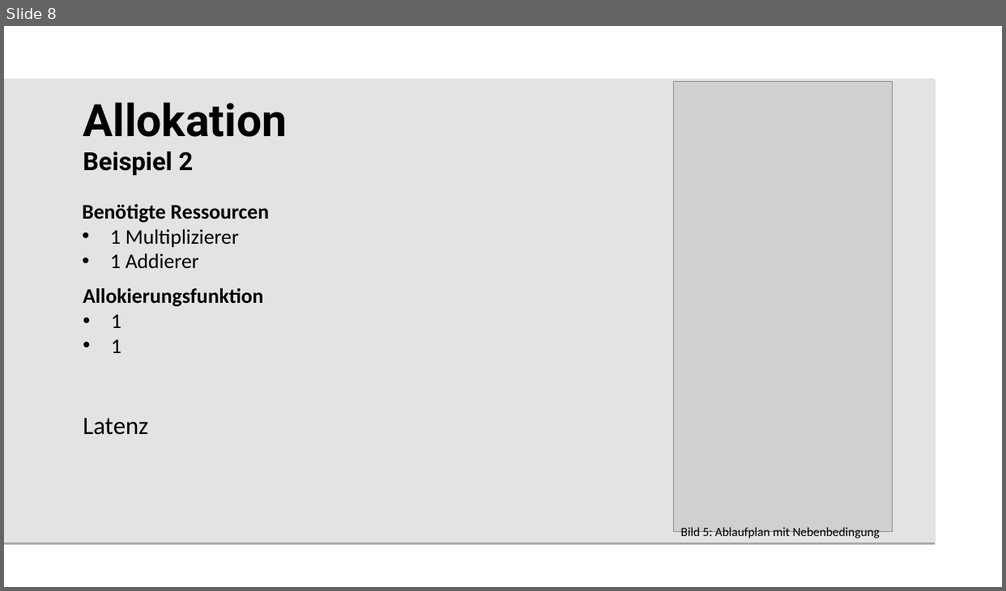
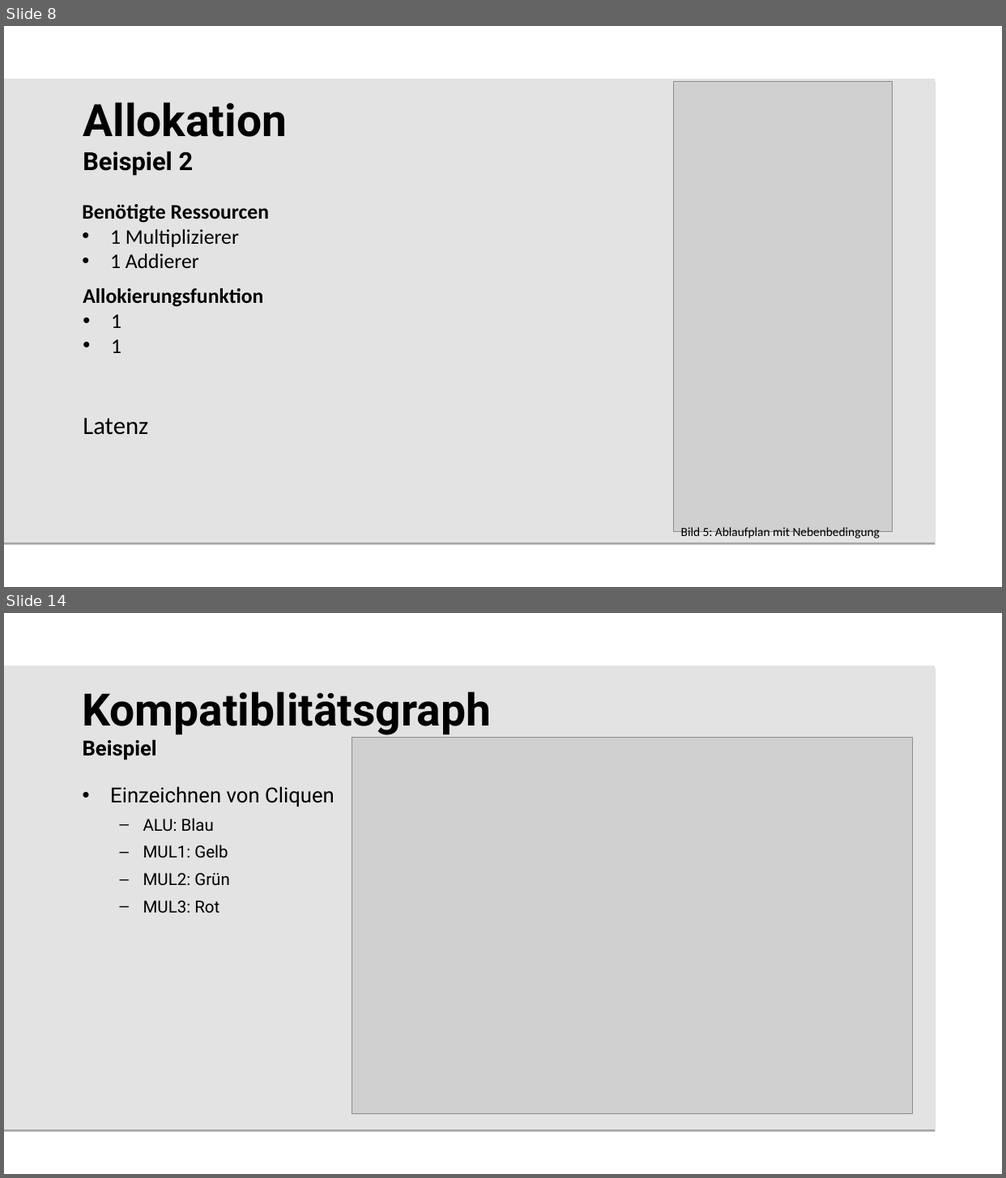
Before and after one commit to beLipinski/HW2, a slide deck: Presentation/Sharing and Binding for General Circuits.odp. Shown one above the other, each under a label of ours: slide 8 before the commit, slides 8 and 14 after it; the slides between them are not shown. The pictures are 1006x591 and 1006x1178 pixels, drawn with LibreOffice and Linux fonts; fonts in the diff are those of the drawing; grey boxes stand for pictures; background and template pictures are left out. Boxes give left, top, right and bottom in pixels: in the first picture for what was removed or moved away, otherwise in the second. Text is boxed around its words. In the diff, an @@ line names an element or a change of style, - is before the commit and + after.

```diff
--- a/Presentation/Sharing and Binding for General Circuits.odp
+++ b/Presentation/Sharing and Binding for General Circuits.odp
@@ slide 14 added at [4, 613, 1002, 1174], background #FFFFFF; not listed: 1 template element that a slide beside it also shows @@
@@ title added at [83, 692, 492, 760], 43 pt, text #000000, bold @@
+Kompatiblitätsgraph
+Beispiel
@@ picture added at [351, 737, 912, 1114] @@
@@ text added at [110, 786, 334, 914], 16 pt, text #000000 @@
+• Einzeichnen von Cliquen
+  – ALU: Blau
+  – MUL1: Gelb
+  – MUL2: Grün
+  – MUL3: Rot
```
Also in this commit, not shown: 10 slides changed, 2 other slides added, 2 slides removed, 5 other files.
